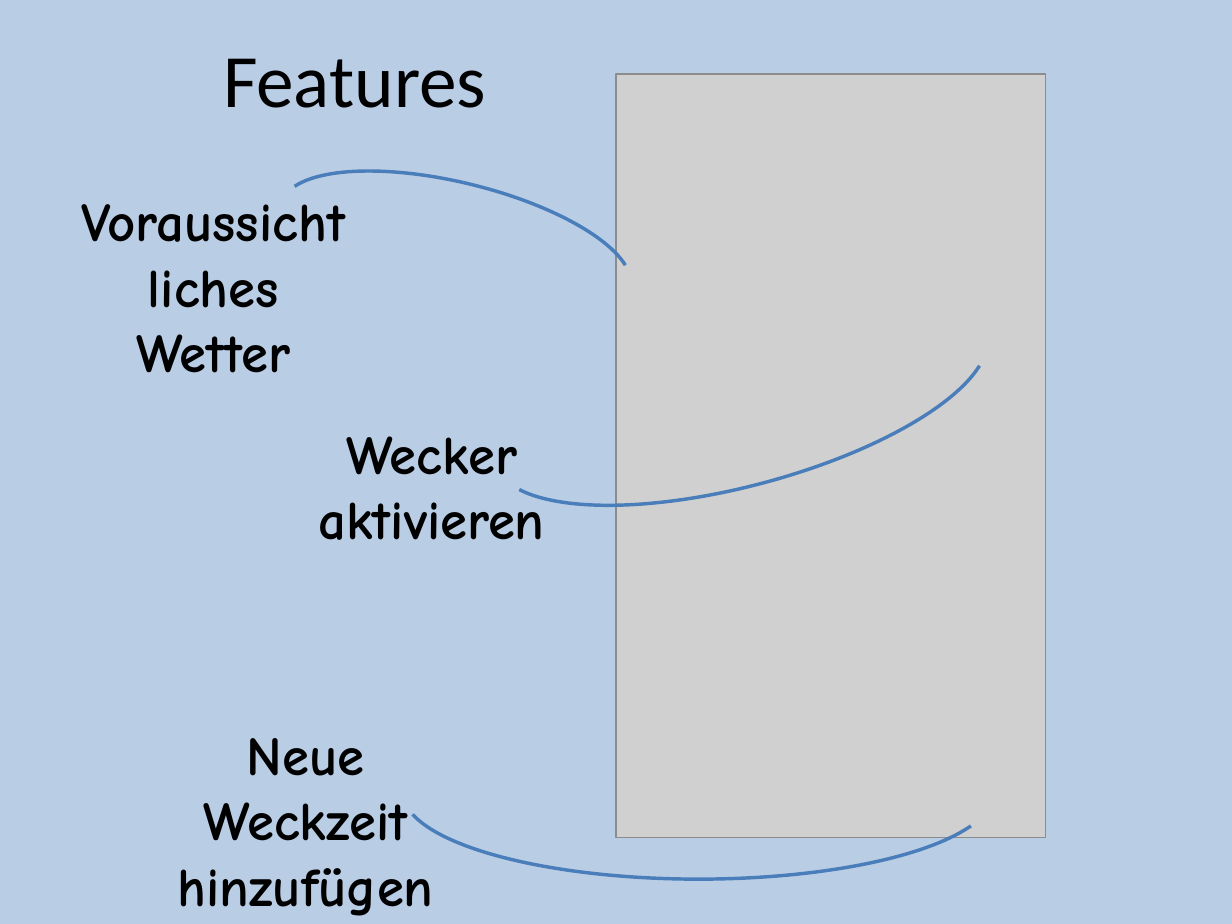
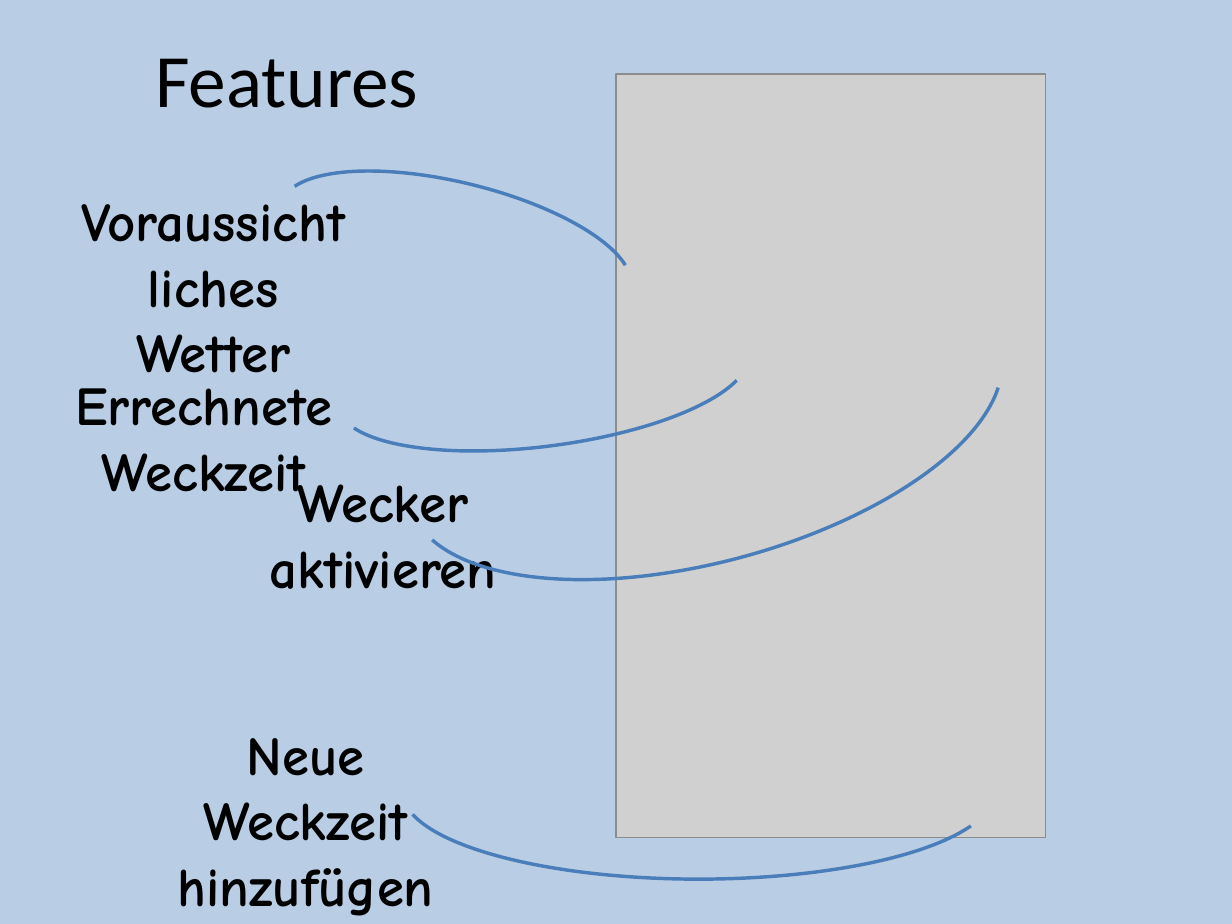
Before and after one commit to Tetr4/WeatherAlarm, a slide deck: slide 2 of Präsentation/Smart Alarm.pptx. Drawn at 1232x924 pixels with LibreOffice and Linux fonts; fonts in the diff are those of the drawing; grey boxes stand for pictures. Boxes give left, top, right and bottom in pixels: in the first picture for what was removed or moved away, otherwise in the second. Text is boxed around its words. In the diff, an @@ line names an element or a change of style, - is before the commit and + after.

```diff
--- a/Präsentation/Smart Alarm.pptx
+++ b/Präsentation/Smart Alarm.pptx
@@ title "Features": place and size @@
-title "Features" at (223,58,486,108)
+title "Features" at (155,58,418,108)
@@ arc (boxed as its full ellipse): place and size @@
-arc (boxed as its full ellipse) at (473,249,1009,550)
+arc (boxed as its full ellipse) at (376,219,1035,636)
@@ arc (boxed as its full ellipse) added at (331,291,757,472), outline #4B7EBC 2 pt @@
@@ text added at (75,388,332,509), 32 pt, text #000000, bold @@
+Errechnete Weckzeit
@@ text "Wecker aktivieren" rewrapped from (318,436,544,540) to (270,475,496,589) @@
```
Also in this commit, not shown: 1 other slide changed, 1 slide added.
